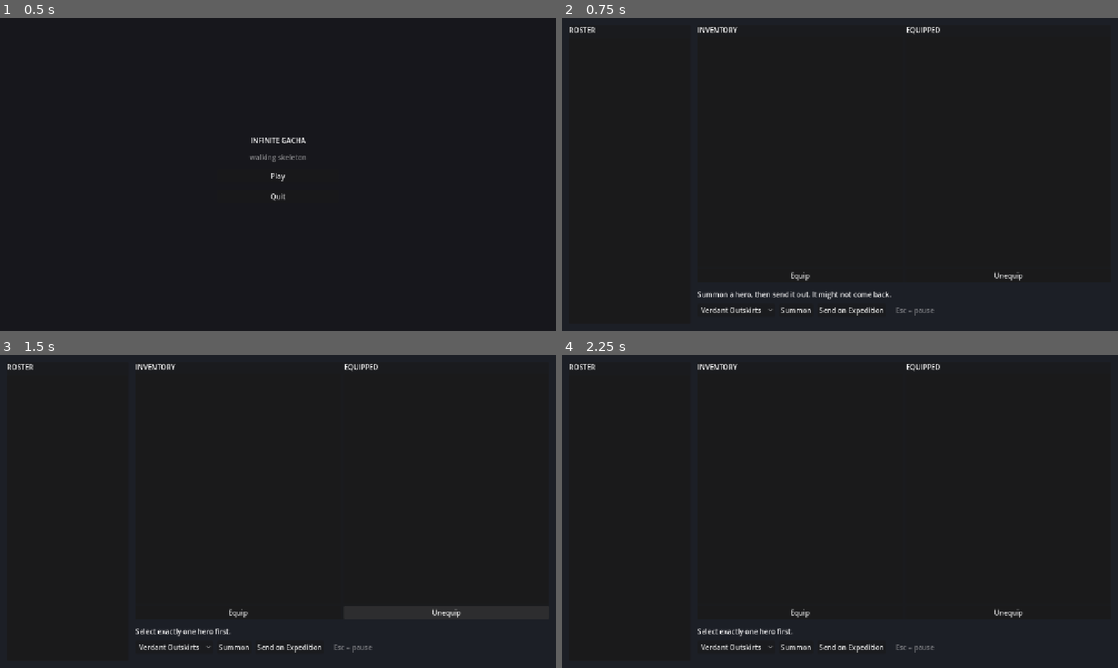
Above: before the commit, frames 1-4 (two rows, left to right).
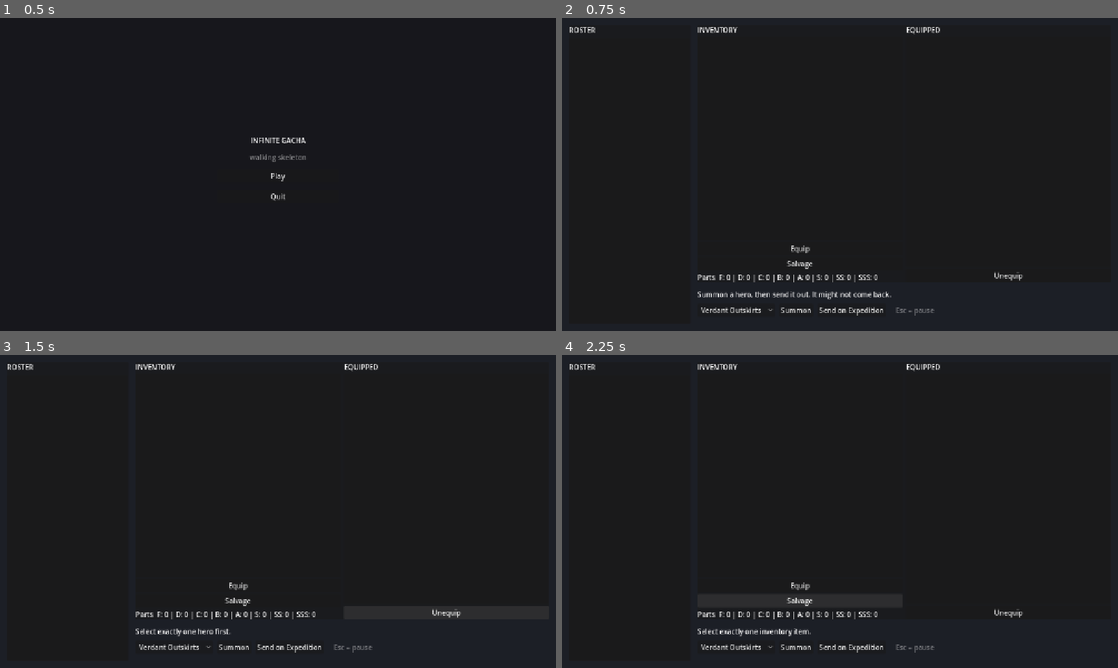
Above: after the commit, the same moments.

Repository: Joony117/Hearthbound
Game: Godot game, scene res://ui/main_menu.tscn
Two runs of this game, one before a commit and one after it. Both use one fixed random seed, a clock stepped at 60 frames per second and the inputs below.
Inputs (mouse positions are in pixels of both pictures, inside the frame that each line leads up to):
- Up to frame 1 (0.5 s): no input
- Up to frame 2 (0.75 s): click "Play" at 0.5 s
- Up to frame 3 (1.5 s): click "Unequip" at 1.25 s
- Up to frame 4 (2.25 s): click (801, 602) at 2 s, where only the run after the commit has a clickable "Salvage"

Frame 1 is identical in both runs. In frame 2, 0.4% of the frame differs, in the area x 24-57%, y 72-85%; in frame 3, 0.4%; in frame 4, 0.6%, in the area x 24-57%, y 72-90%.

Commit message:
feat: an unwanted item breaks down into parts of its rank
P2-05d. Parts are a fixed 8-element Array[int] indexed by rank, which
sidesteps the JSON int-key trap instead of working around it.

The rank-indexed write was originally guarded by assert(), which Godot
strips from release exports - so the guard was absent in the only build
a player runs. A corrupt save with rank 99 destroyed the item after the
erase and credited nothing; rank -1 did not throw at all, crediting SSS
while the same item displayed as F. Now clamped, matching what
Item.rank_label and Hero.compute_final_stats already did.

Item.enhance_level stays absent - its only possible value today is a
placeholder. P2-05f adds it and salvage's + enhance_level term together.

Co-Authored-By: Claude Opus 5 <noreply@anthropic.com>

Diff:
--- a/hub/hub.gd
+++ b/hub/hub.gd
@@ -10,6 +10,7 @@
 
 @onready var _roster_list: ItemList = %RosterList
 @onready var _inventory_list: ItemList = %InventoryList
+@onready var _parts: Label = %Parts
 @onready var _equipped_list: ItemList = %EquippedList
 @onready var _zone_option: OptionButton = %ZoneOption
 @onready var _status: Label = %Status
@@ -19,10 +20,12 @@
 func _ready() -> void:
 	GameSession.roster_changed.connect(_refresh_roster)
 	GameSession.roster_changed.connect(_refresh_inventory)
+	GameSession.roster_changed.connect(_refresh_parts)
 	GameSession.roster_changed.connect(_refresh_equipped)
 	GameSession.roster_changed.connect(_refresh_zone_unlocks)
 	_refresh_roster()
 	_refresh_inventory()
+	_refresh_parts()
 	_refresh_equipped()
 	_populate_zones()
 	_refresh_zone_unlocks()
@@ -61,6 +64,13 @@
 		else:
 			_inventory_list.add_item("%s %s" % [item.rank_label(BALANCE), definition.display_name])
 		_inventory_list.set_item_metadata(_inventory_list.item_count - 1, item)
+
+
+func _refresh_parts() -> void:
+	var entries: PackedStringArray = []
+	for rank_index: int in GameSession.parts.size():
+		entries.append("%s: %d" % [BALANCE.rank_names[rank_index], GameSession.parts[rank_index]])
+	_parts.text = "Parts  " + " | ".join(entries)
 
 
 func _refresh_equipped() -> void:
@@ -149,6 +159,18 @@
 		return
 	GameSession.equip_item(hero, item)
 	_status.text = "Equipped %s %s on %s." % [item.rank_label(BALANCE), definition.display_name, hero.hero_name]
+
+
+func _on_salvage_pressed() -> void:
+	var selected: PackedInt32Array = _inventory_list.get_selected_items()
+	if selected.size() != 1:
+		_status.text = "Select exactly one inventory item."
+		return
+	var item: Item = _inventory_list.get_item_metadata(selected[0]) as Item
+	assert(item != null)
+	var rank_label: String = item.rank_label(BALANCE)
+	GameSession.salvage_item(item)
+	_status.text = "Salvaged %s item into 3 %s parts." % [rank_label, rank_label]
 
 
 func _on_unequip_pressed() -> void:
--- a/hub/hub.tscn
+++ b/hub/hub.tscn
@@ -154,6 +154,16 @@
 [node name="Equip" type="Button" parent="UI/Root/EquipmentPanel/Columns/Inventory"]
 layout_mode = 2
 text = "Equip"
+
+[node name="Salvage" type="Button" parent="UI/Root/EquipmentPanel/Columns/Inventory"]
+layout_mode = 2
+text = "Salvage"
+
+[node name="Parts" type="Label" parent="UI/Root/EquipmentPanel/Columns/Inventory"]
+unique_name_in_owner = true
+layout_mode = 2
+text = "Parts"
+autowrap_mode = 2
 
 [node name="Equipped" type="VBoxContainer" parent="UI/Root/EquipmentPanel/Columns"]
 layout_mode = 2
@@ -218,6 +228,7 @@
 
 [connection signal="multi_selected" from="UI/Root/RosterPanel/VBox/RosterList" to="." method="_on_roster_list_multi_selected"]
 [connection signal="pressed" from="UI/Root/EquipmentPanel/Columns/Inventory/Equip" to="." method="_on_equip_pressed"]
+[connection signal="pressed" from="UI/Root/EquipmentPanel/Columns/Inventory/Salvage" to="." method="_on_salvage_pressed"]
 [connection signal="pressed" from="UI/Root/EquipmentPanel/Columns/Equipped/Unequip" to="." method="_on_unequip_pressed"]
 [connection signal="pressed" from="UI/Root/Bottom/Buttons/Summon" to="." method="_on_summon_pressed"]
 [connection signal="pressed" from="UI/Root/Bottom/Buttons/Expedition" to="." method="_on_expedition_pressed"]
--- a/systems/game_session.gd
+++ b/systems/game_session.gd
@@ -9,6 +9,7 @@
 
 var roster: Array[Hero] = []
 var inventory: Array[Item] = []
+var parts: Array[int] = [0, 0, 0, 0, 0, 0, 0, 0]
 var lost_caches: Array[LostCache] = []
 var cleared_zone_ids: Dictionary[StringName, bool] = {}
 
@@ -52,6 +53,19 @@
 	roster_changed.emit()
 
 
+## Only the inventory UI offers items to this path, so equipped gear is unreachable.
+func salvage_item(item: Item) -> void:
+	if not inventory.has(item):
+		return
+	inventory.erase(item)
+	# item.rank arrives from an untrusted save and is never validated by Item.from_dict, so clamp
+	# before indexing, same as Item.rank_label and Hero.compute_final_stats. assert() cannot guard
+	# this - it is stripped in release, where a corrupt rank would crash after the erase (positive)
+	# or credit the wrong rank (negative, since GDScript indexes arrays from the end).
+	parts[clampi(item.rank, 0, parts.size() - 1)] += 3
+	roster_changed.emit()
+
+
 func mark_zone_cleared(zone_id: StringName) -> void:
 	assert(zone_id != &"")
 	if cleared_zone_ids.has(zone_id):
@@ -90,6 +104,7 @@
 	return {
 		"roster": entries,
 		"inventory": inventory_entries,
+		"parts": parts.duplicate(),
 		"lost_caches": lost_cache_entries,
 		"cleared_zone_ids": cleared_entries,
 	}
@@ -98,6 +113,7 @@
 func from_dict(data: Dictionary) -> void:
 	roster.clear()
 	inventory.clear()
+	parts.fill(0)
 	lost_caches.clear()
 	cleared_zone_ids.clear()
 	for entry: Variant in _array_field(data, "roster"):
@@ -106,6 +122,21 @@
 	for entry: Variant in _array_field(data, "inventory"):
 		if entry is Dictionary:
 			inventory.append(Item.from_dict(entry))
+	var saved_parts: Array = _array_field(data, "parts")
+	for rank_index: int in mini(saved_parts.size(), parts.size()):
+		# Variant is required while validating untrusted save entries.
+		var saved_count: Variant = saved_parts[rank_index]
+		var count: int = -1
+		if saved_count is int:
+			count = saved_count as int
+		elif saved_count is float:
+			var float_count: float = saved_count as float
+			if is_finite(float_count) and float_count == floorf(float_count):
+				count = int(float_count)
+		if count < 0:
+			push_error("Invalid parts count at rank %d: expected a non-negative integer, got '%s'." % [rank_index, saved_count])
+			continue
+		parts[rank_index] = count
 	for entry: Variant in _array_field(data, "lost_caches"):
 		if entry is Dictionary:
 			lost_caches.append(LostCache.from_dict(entry))
--- a/tests/save_roundtrip_check.gd
+++ b/tests/save_roundtrip_check.gd
@@ -12,6 +12,7 @@
 const MALFORMED_HERO_RANK := 5
 const DOOMED_ITEM_DEF_ID := &"ring"
 const DOOMED_ITEM_RANK := 3
+const SALVAGED_ITEM_RANK := 5
 
 var _game_session: Node
 var _save_service: Node
@@ -54,7 +55,7 @@
 	if restore_code != 0:
 		exit_code = restore_code
 	if exit_code == 0:
-		print("PASS: legacy and malformed def_id compatibility, both new-format def_ids, roster, permadeath, save version %d, and byte-identical restoration passed." % _save_version)
+		print("PASS: legacy and malformed def_id compatibility, both new-format def_ids, roster, parts, permadeath, save version %d, and byte-identical restoration passed." % _save_version)
 	quit(exit_code)
 
 
@@ -68,6 +69,9 @@
 	var round_trip_code: int = _check_new_format_round_trip()
 	if round_trip_code != 0:
 		return round_trip_code
+	var parts_code: int = _check_parts_round_trip()
+	if parts_code != 0:
+		return parts_code
 	return _check_permadeath_and_version()
 
 
@@ -134,6 +138,41 @@
 		return _fail("second hero selected for def_id check", "%s:%d" % [SECOND_HERO_NAME, SECOND_HERO_RANK], _roster_summary())
 	if loaded_second_hero.def_id != SECOND_HERO_DEF_ID:
 		return _fail("second new-format hero def_id after disk reload", str(SECOND_HERO_DEF_ID), str(loaded_second_hero.def_id))
+	return 0
+
+
+func _check_parts_round_trip() -> int:
+	var salvaged_item := Item.new(DOOMED_ITEM_DEF_ID, SALVAGED_ITEM_RANK)
+	_game_session.call("add_item", salvaged_item)
+	_game_session.call("salvage_item", salvaged_item)
+	_save_service.call("save")
+
+	var save_file: FileAccess = FileAccess.open(_save_path, FileAccess.READ)
+	if save_file == null:
+		return _fail("parts raw save file open", "readable", error_string(FileAccess.get_open_error()))
+	# JSON parsing returns Variant because malformed or unexpected disk data has no static type.
+	var parsed: Variant = JSON.parse_string(save_file.get_as_text())
+	if parsed is not Dictionary:
+		return _fail("parts raw save JSON top level", "Dictionary", type_string(typeof(parsed)))
+	# Save-file fields remain Variant until their types are validated.
+	var raw_parts: Variant = (parsed as Dictionary).get("parts")
+	if raw_parts is not Array:
+		return _fail("raw save JSON parts shape", "Array", type_string(typeof(raw_parts)))
+	var raw_parts_array: Array = raw_parts as Array
+	if raw_parts_array.size() != _parts().size():
+		return _fail("raw save JSON parts rank count", str(_parts().size()), str(raw_parts_array.size()))
+	for rank_index: int in _parts().size():
+		var raw_expected: int = 3 if rank_index == SALVAGED_ITEM_RANK else 0
+		if int(raw_parts_array[rank_index]) != raw_expected:
+			return _fail("raw save JSON parts at rank %d" % rank_index, str(raw_expected), str(raw_parts_array[rank_index]))
+
+	_parts().fill(0)
+	if not _save_service.call("load_game"):
+		return _fail("parts disk reload", "load_game() == true", "load_game() == false")
+	for rank_index: int in _parts().size():
+		var loaded_expected: int = 3 if rank_index == SALVAGED_ITEM_RANK else 0
+		if _parts()[rank_index] != loaded_expected:
+			return _fail("parts after disk reload at rank %d" % rank_index, str(loaded_expected), str(_parts()[rank_index]))
 	return 0
 
 
@@ -272,6 +311,10 @@
 	return _game_session.get("roster")
 
 
+func _parts() -> Array[int]:
+	return _game_session.get("parts")
+
+
 func _fail(check_name: String, expected: String, actual: String) -> int:
 	print("FAIL: %s | expected: %s | actual: %s" % [check_name, expected, actual])
 	return 1
--- a/tests/unit/test_equipment.gd
+++ b/tests/unit/test_equipment.gd
@@ -54,6 +54,33 @@
 	assert_false(hero.equipped.has(definition.slot))
 	assert_true(GameSession.inventory.has(item))
 	assert_eq(_count_item(hero, item), 1)
+
+
+func test_salvage_removes_inventory_item_and_credits_only_its_rank() -> void:
+	var item := Item.new(&"ring", 3)
+	GameSession.add_item(item)
+
+	GameSession.salvage_item(item)
+
+	assert_false(GameSession.inventory.has(item))
+	for rank_index: int in GameSession.parts.size():
+		assert_eq(GameSession.parts[rank_index], 3 if rank_index == item.rank else 0)
+
+
+## Item.from_dict never validates rank, and assert() is stripped in release - so a hand-edited
+## save must be absorbed by the clamp. Negative ranks are the sharp case: GDScript indexes arrays
+## from the end, so -1 credited SSS while the same item displayed as F.
+func test_salvage_clamps_a_corrupt_rank() -> void:
+	var above := Item.new(&"ring", 99)
+	var below := Item.new(&"ring", -1)
+	GameSession.add_item(above)
+	GameSession.add_item(below)
+
+	GameSession.salvage_item(above)
+	GameSession.salvage_item(below)
+
+	assert_eq(GameSession.parts[GameSession.parts.size() - 1], 3)
+	assert_eq(GameSession.parts[0], 3)
 
 
 func test_kill_hero_moves_all_equipped_items_to_lost_cache() -> void:
Not shown, added: .codex/config.toml
Not shown, changed: docs/TASKS-DONE.md
Not shown, changed: docs/TASKS.md
